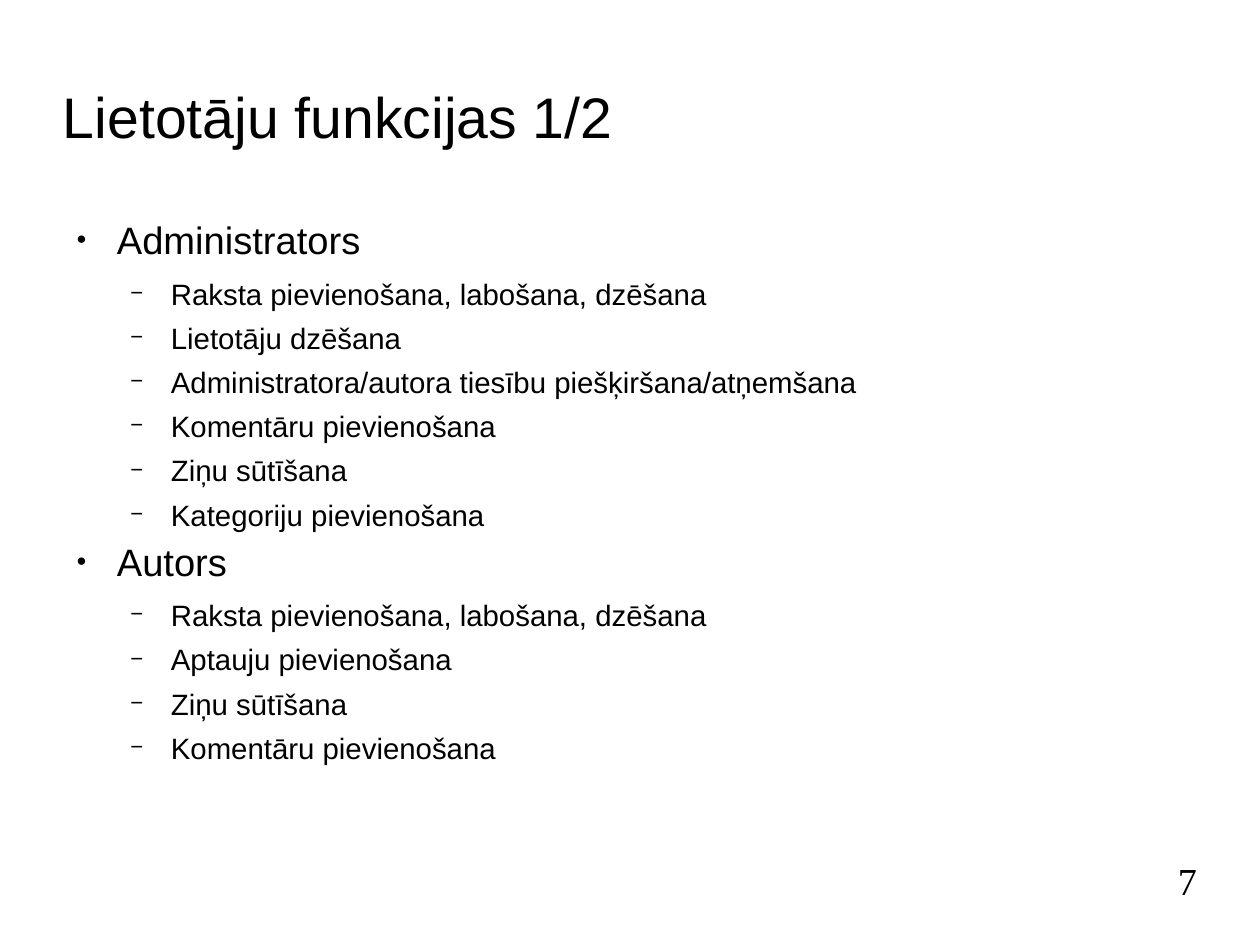
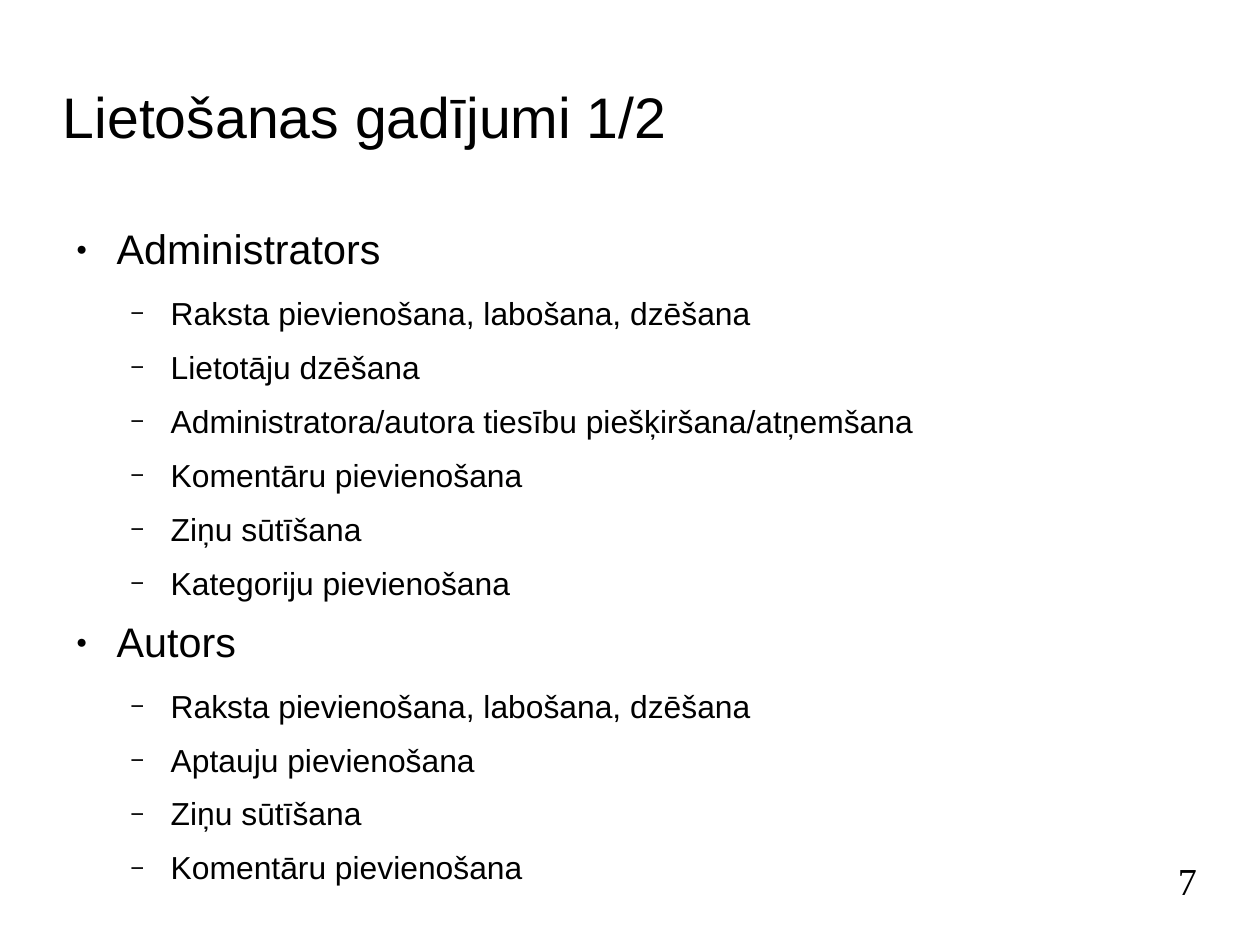
Before and after one commit to stabone/lore-parit, a slide deck: slide 7 of Ivars_Naglis-prezentacija.ppt. Drawn at 1260x946 pixels with LibreOffice and Linux fonts; fonts in the diff are those of the drawing; background and template pictures are left out. Boxes give left, top, right and bottom in pixels: in the first picture for what was removed or moved away, otherwise in the second. Text is boxed around its words. In the diff, an @@ line names an element or a change of style, - is before the commit and + after.

Commit message:
updates

```diff
--- a/Ivars_Naglis-prezentacija.ppt
+++ b/Ivars_Naglis-prezentacija.ppt
@@ text at (x1=63, y1=96, x2=666, y2=148): text changed @@
-Lietotāju funkcijas 1/2
+Lietošanas gadījumi 1/2
@@ text "Administrators" at (x1=117, y1=234, x2=913, y2=885): size 24.1 to 26 pt in "Administrators", "Autors"; size 18.5 to 20 pt; line spacing 0.74 to 0.94 @@
```
Also in this commit, not shown: 1 slide added.
